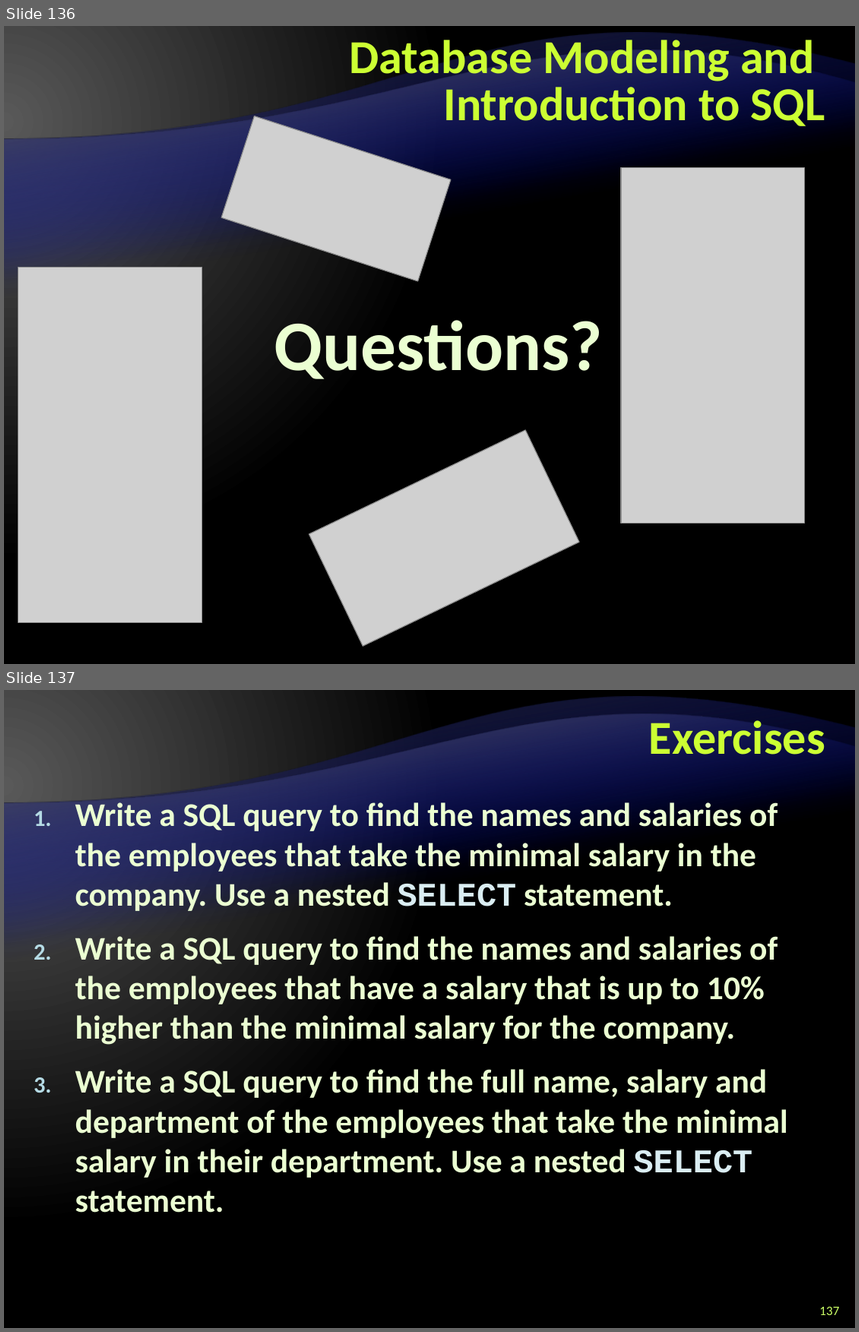
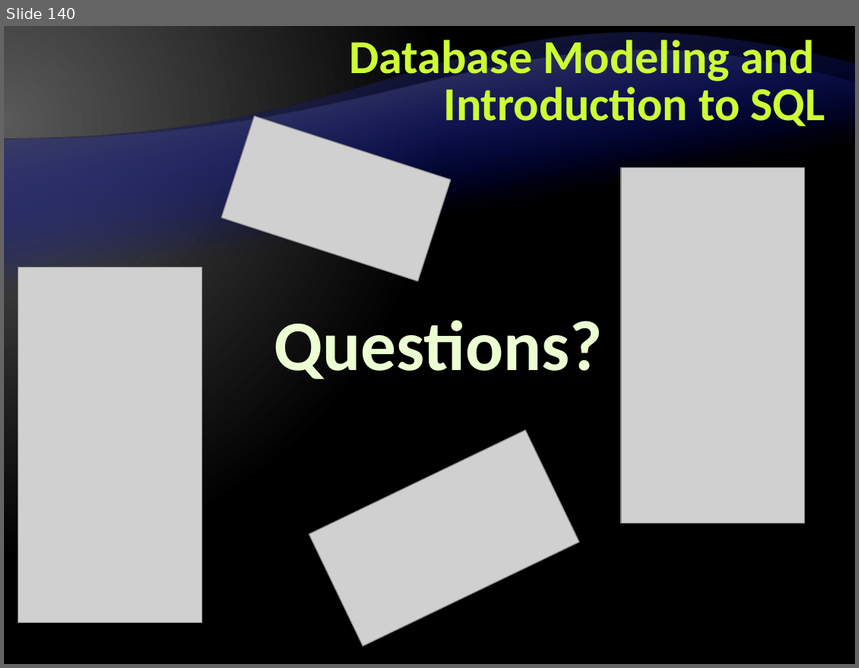
Before and after one commit to Lockheed01/aspnet-mvc-course, a slide deck: Lectures/5. Databases, SQL and MS SQL Server/Databases, SQL and MS SQL Server.pptx. Shown one above the other, each under a label of ours: slides 136 and 137 before the commit, slide 140 after it. The pictures are 859x1332 and 859x668 pixels, drawn with LibreOffice and Linux fonts; fonts in the diff are those of the drawing; grey boxes stand for pictures; background and template pictures are left out. Boxes give left, top, right and bottom in pixels: in the first picture for what was removed or moved away, otherwise in the second. Text is boxed around its words. In the diff, an @@ line names an element or a change of style, - is before the commit and + after.

```diff
--- a/Lectures/5. Databases, SQL and MS SQL Server/Databases, SQL and MS SQL Server.pptx
+++ b/Lectures/5. Databases, SQL and MS SQL Server/Databases, SQL and MS SQL Server.pptx
@@ slide 137 removed at (x1=4, y1=690, x2=855, y2=1328), background gradient #595959 to #000000; not listed: 2 template elements that a slide beside it also shows @@
@@ title removed at (x1=649, y1=714, x2=826, y2=755) @@
-Exercises
@@ text removed at (x1=75, y1=802, x2=788, y2=1213) @@
-1. Write a SQL query to find the names and salaries of the employees that take the minimal salary in the company. Use a nested SELECT statement.
-2. Write a SQL query to find the names and salaries of the employees that have a salary that is up to 10% higher than the minimal salary for the company.
-3. Write a SQL query to find the full name, salary and department of the employees that take the minimal salary in their department. Use a nested SELECT statement.
@@ page number removed at (x1=819, y1=1307, x2=839, y2=1315) @@
-137
@@ what was slide 136 is now slide 140 @@
```
Also in this commit, not shown: 4 slides changed, 13 other slides removed.
